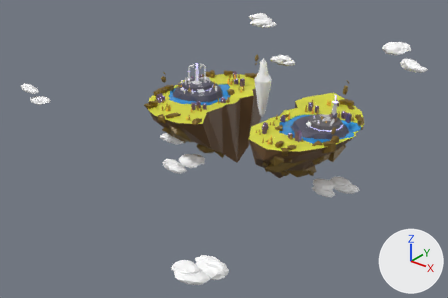
Before and after pictures for a commit that changed the glTF model client/public/assets/models/Islands_prez.glb.
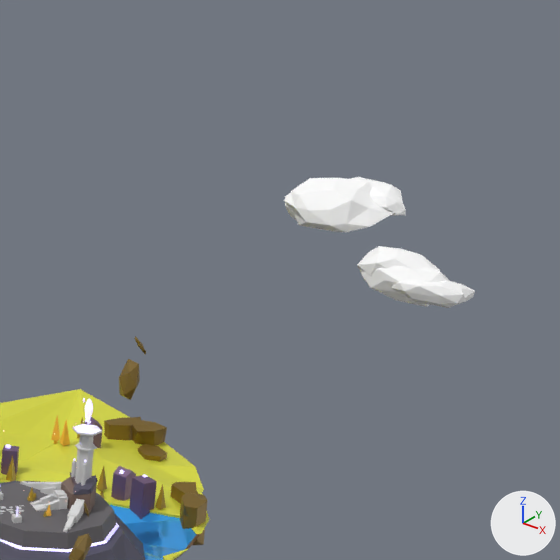
There are two pictures of each version: one whole from a camera (50 mm lens) standing at (163.5, -534.1, -318.7) and looking at (-7.5, -320.3, -451.2), one close up on the part from 70% to 100% of the width and 0% to 45% of the height. Lighting does not change. The marker at lower right points along +X, +Y and +Z. Where no turn or scale is listed for an object, it has been applied to the vertices.

In view in the first close-up: 'Cylinder.022', 'Cylinder.029', 'Cylinder.061', 'Cylinder.064', 'House.019', 'Nuage02.009', 'Nuage02.012', 'SOL.003'.
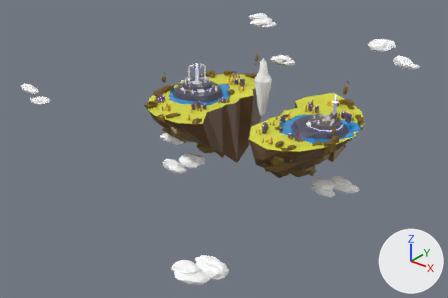
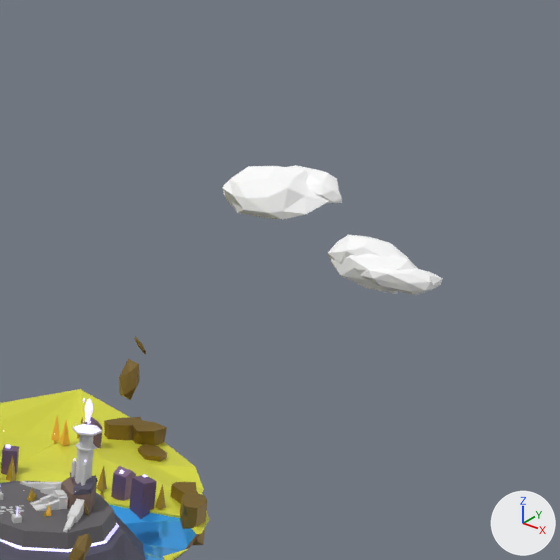
The change, as a diff of the scene's bpy script:
```diff
--- a/client/public/assets/models/Islands_prez.glb.py
+++ b/client/public/assets/models/Islands_prez.glb.py
@@ ob_nuage02_012 @@
 ob_nuage02_012 = bpy.data.objects.new('Nuage02.012', me_icosphere_089)
-ob_nuage02_012.location = (35.4, -234.4, -412.9)
+ob_nuage02_012.location = (27.0, -234.4, -412.9)
@@ ob_nuage02_009 @@
 ob_nuage02_009 = bpy.data.objects.new('Nuage02.009', me_icosphere_090)
-ob_nuage02_009.location = (46.8, -236.8, -418.2)
+ob_nuage02_009.location = (41.2, -233.1, -418.7)
```

What differs and where, as boxes [x1, y1, x2, y2] in the close-ups (560 x 560 px):
'Nuage02.012', moved
    before: [284, 177, 406, 232]
    after: [222, 165, 342, 220]
'Nuage02.009', moved
    before: [357, 246, 475, 308]
    after: [328, 235, 443, 295]
